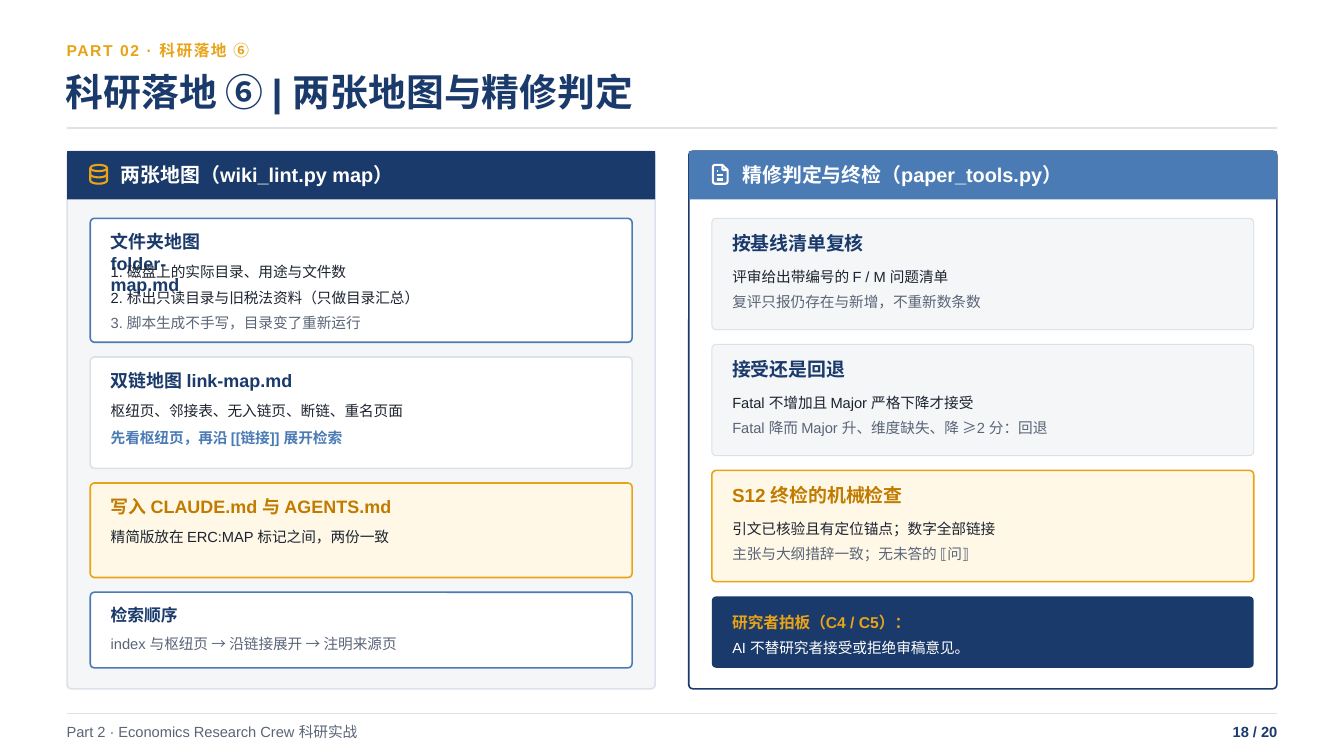
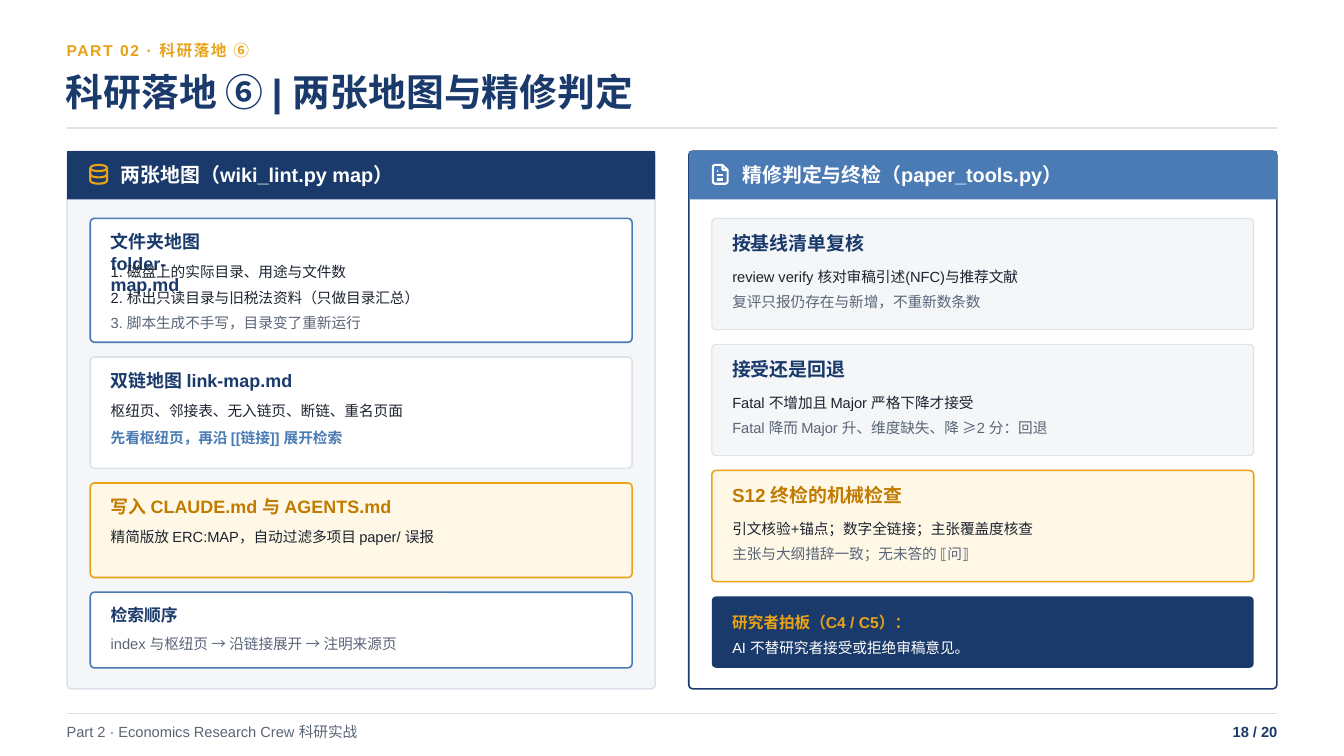
Before and after one commit to shjzzzz/Economics-Research-Crew, a slide deck: slide 18 of Claude_Code_基础与_Economics_Research_Crew_实战.pptx. Drawn at 1344x756 pixels with LibreOffice and Linux fonts; fonts in the diff are those of the drawing. Boxes give left, top, right and bottom in pixels: in the first picture for what was removed or moved away, otherwise in the second. Text is boxed around its words. In the diff, an @@ line names an element or a change of style, - is before the commit and + after.

```diff
--- a/Claude_Code_基础与_Economics_Research_Crew_实战.pptx
+++ b/Claude_Code_基础与_Economics_Research_Crew_实战.pptx
@@ text at [732, 269, 1019, 285]: text changed @@
-评审给出带编号的 F / M 问题清单
+review verify 核对审稿引述(NFC)与推荐文献
@@ text at [111, 529, 434, 545]: text changed @@
-精简版放在 ERC:MAP 标记之间，两份一致
+精简版放 ERC:MAP，自动过滤多项目 paper/ 误报
@@ text at [732, 521, 1033, 536]: text changed @@
-引文已核验且有定位锚点；数字全部链接
+引文核验+锚点；数字全链接；主张覆盖度核查
```
Also in this commit, not shown: 7 other slides changed.
